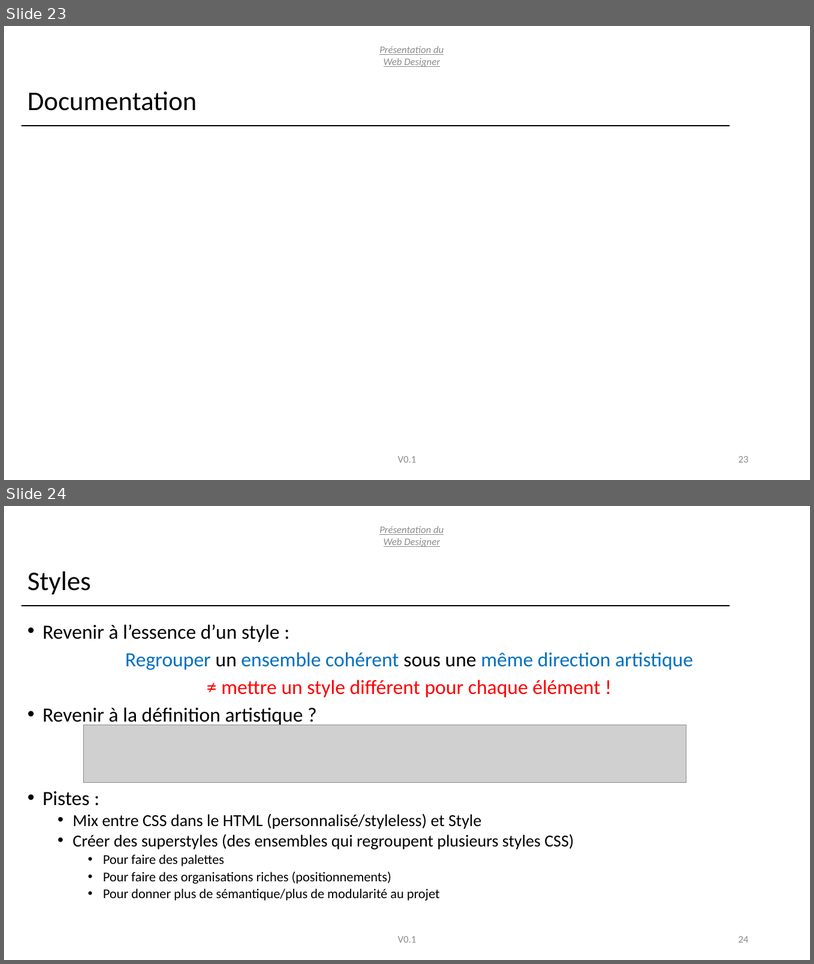
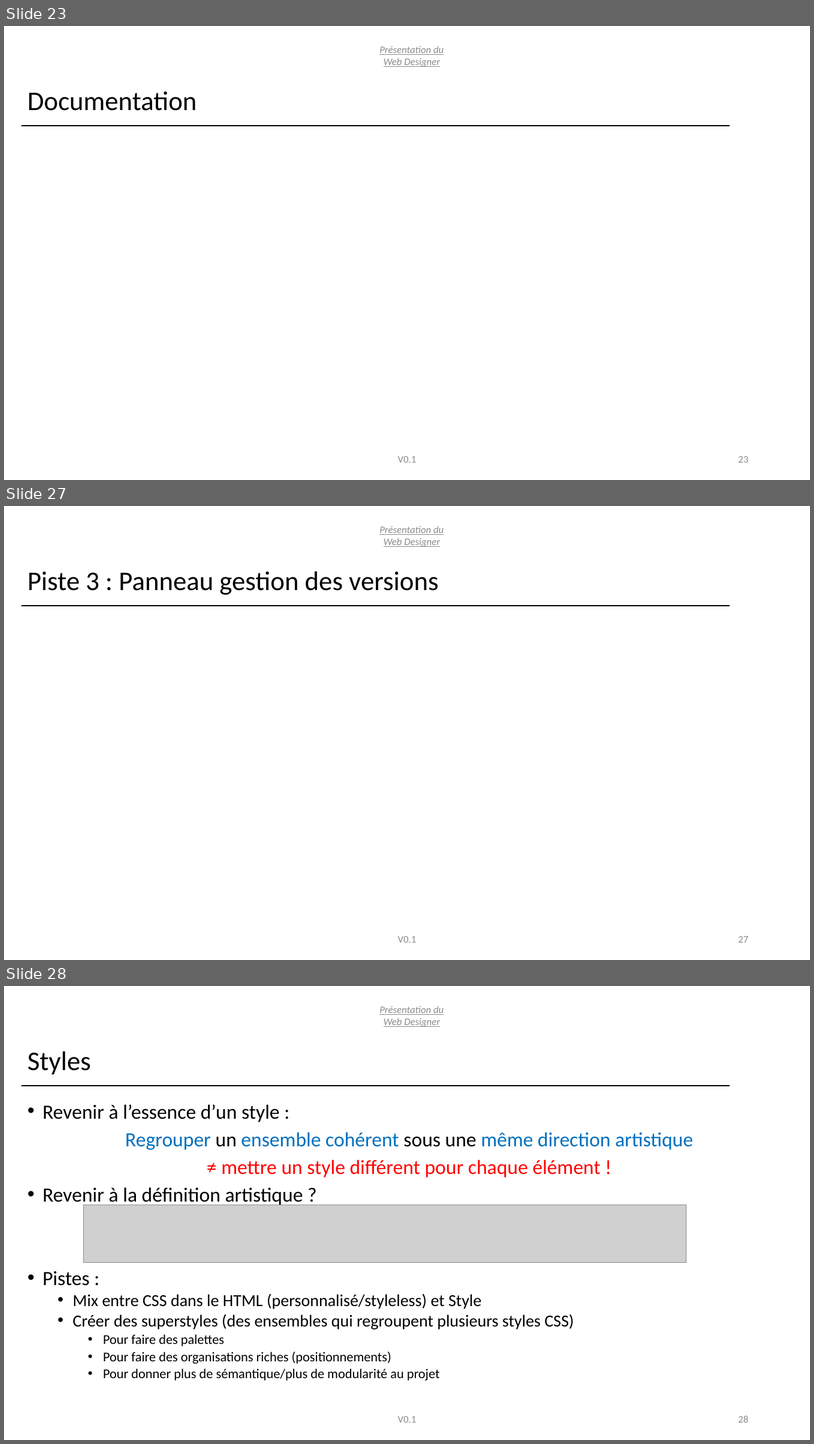
Before and after one commit to T4ouf/Web-Designer, a slide deck: doc/pitch/Presentation-Conception.pptx. Shown one above the other, each under a label of ours: slides 23 and 24 before the commit, slides 23, 27 and 28 after it; the slides between them are not shown. The pictures are 814x964 and 814x1444 pixels, drawn with LibreOffice and Linux fonts; fonts in the diff are those of the drawing; grey boxes stand for pictures. Boxes give left, top, right and bottom in pixels: in the first picture for what was removed or moved away, otherwise in the second. Text is boxed around its words. In the diff, an @@ line names an element or a change of style, - is before the commit and + after.

```diff
--- a/doc/pitch/Presentation-Conception.pptx
+++ b/doc/pitch/Presentation-Conception.pptx
@@ slide 27 added at (4, 506, 810, 960), background #FFFFFF @@
@@ text added at (380, 526, 444, 547), 12 pt, text #8C8C8C, italic, underline @@
+Présentation du Web Designer
@@ title added at (27, 571, 438, 595), 32 pt, text #000000 @@
+Piste 3 : Panneau gestion des versions
@@ line added from (21, 606) to (730, 606), #000000 1.5 pt @@
@@ text added at (398, 936, 417, 942), 12 pt, text #8C8C8C @@
+V0.1
@@ page number added at (738, 936, 749, 942), 12 pt, text #8C8C8C @@
+27
@@ what was slide 24 is now slide 28 @@
@@ page number at (738, 1415, 749, 1422): text changed @@
-24
+28
```
Also in this commit, not shown: 1 slide changed, 3 other slides added, 4 other files.
